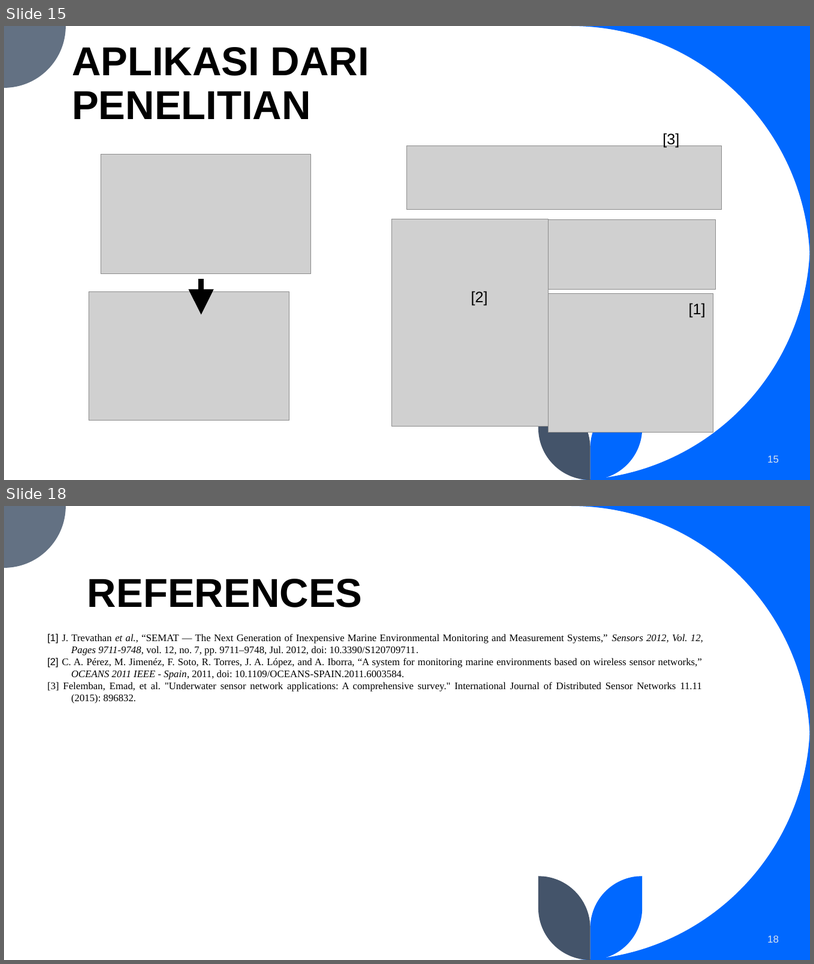
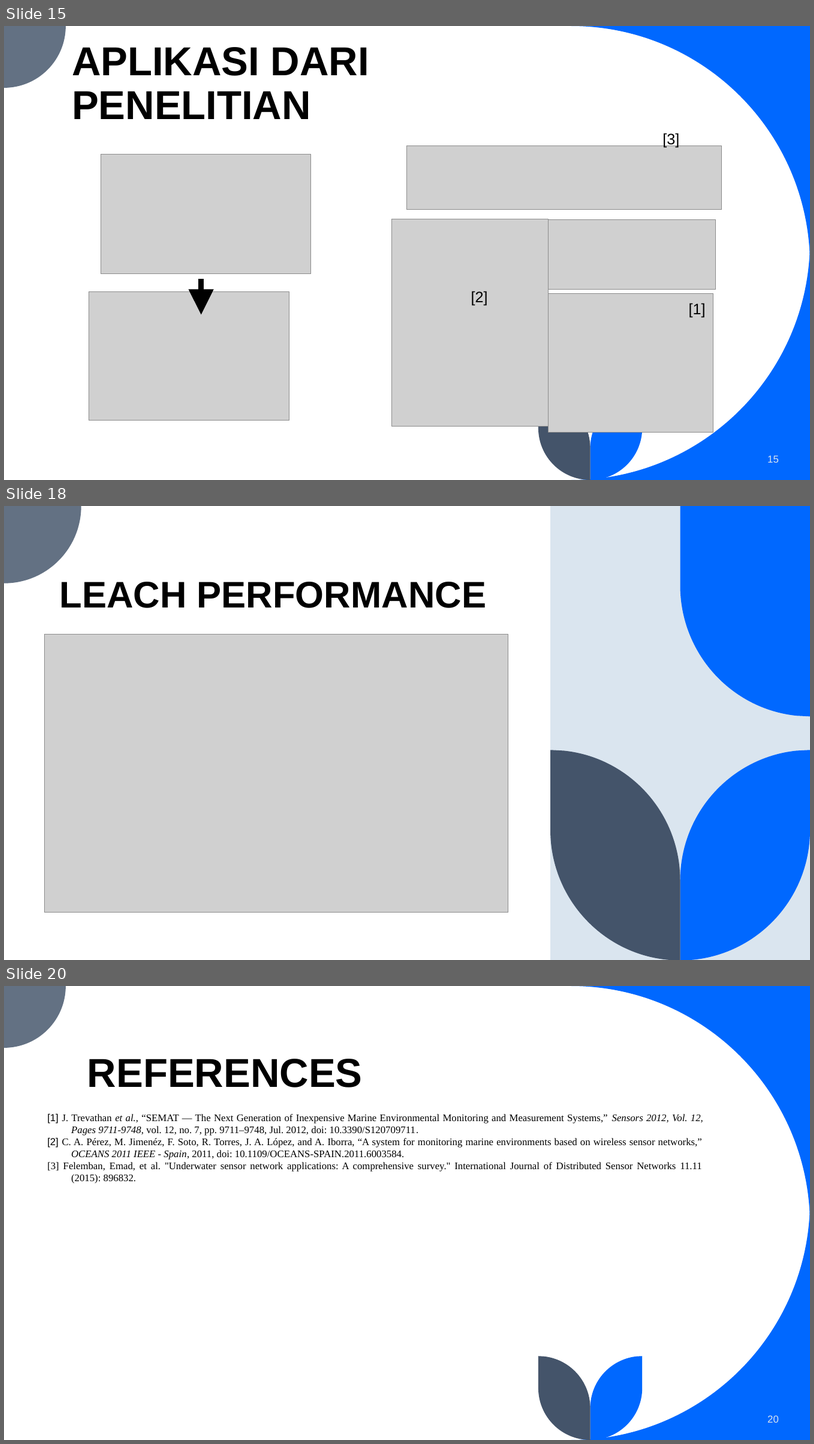
Before and after one commit to BiggusMaximus/Multi-Hop-Q-Learning-LEACH, a slide deck: bimbingan/Bimbingan 2.pptx. Shown one above the other, each under a label of ours: slides 15 and 18 before the commit, slides 15, 18 and 20 after it; the slides between them are not shown. The pictures are 814x964 and 814x1444 pixels, drawn with LibreOffice and Linux fonts; fonts in the diff are those of the drawing; grey boxes stand for pictures. Boxes give left, top, right and bottom in pixels: in the first picture for what was removed or moved away, otherwise in the second. Text is boxed around its words. In the diff, an @@ line names an element or a change of style, - is before the commit and + after.

```diff
--- a/bimbingan/Bimbingan 2.pptx
+++ b/bimbingan/Bimbingan 2.pptx
@@ slide 18 added at bbox=[4, 506, 810, 960], background #FFFFFF @@
@@ freeform shape added at bbox=[4, 506, 81, 583], fill #637183 @@
@@ rectangle added at bbox=[551, 506, 810, 960], fill #DAE5EF @@
@@ freeform shape added at bbox=[681, 506, 810, 717], fill #0068FF @@
@@ text added at bbox=[60, 582, 486, 608], 44 pt, text #000000, bold @@
+LEACH PERFORMANCE
@@ picture added at bbox=[45, 634, 509, 912] @@
@@ freeform shape added at bbox=[551, 750, 681, 960], fill #44546A @@
@@ freeform shape added at bbox=[681, 750, 810, 960], fill #0068FF @@
@@ what was slide 18 is now slide 20 @@
@@ page number at bbox=[768, 1415, 779, 1422]: text changed @@
-18
+20
```
Also in this commit, not shown: 2 slides changed, 2 other slides added, 1 slide removed, 3 other files.
